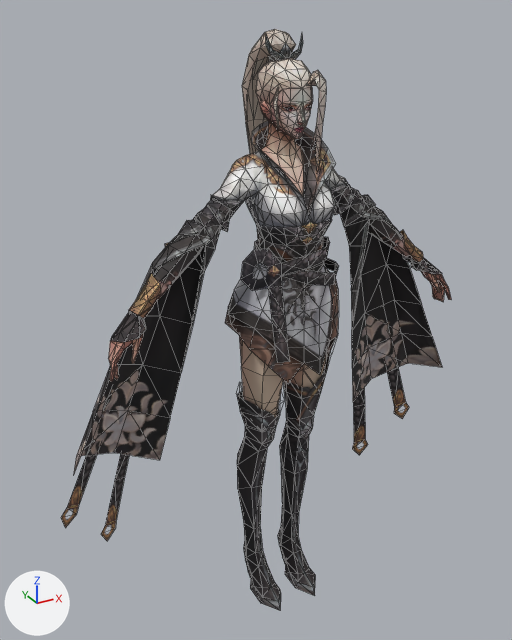
The FBX model Assets/Res/Model/Character/Role/jianxian/models/jianxian_1504.FBX as it was, and as the next commit left it.
Both versions are drawn from a 50 mm camera at (-1.164, -1.918, 2.144) aimed at (-0.035, 0.137, 1.117). Lighting does not change. The marker at lower left points along +X, +Y and +Z. Mesh edges are drawn as thin lines.

In view in the first picture: 'jianxian_1504'.
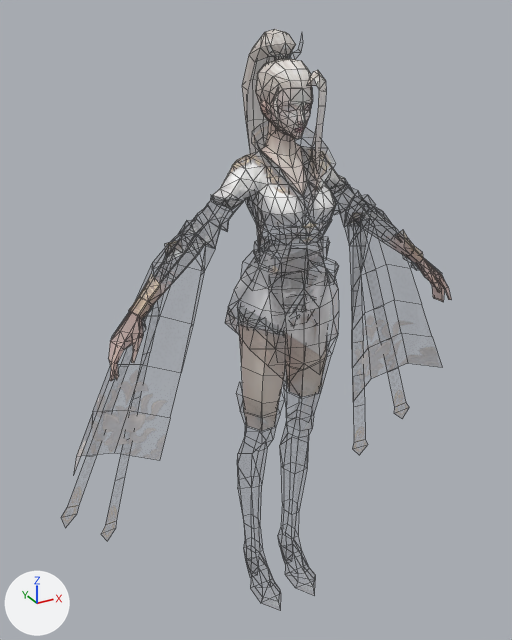
Pixel boxes [x1, y1, x2, y2] of what changed, in the pictures (512 x 640 px):
```json
{"object": "jianxian_1504", "change": "surface changed", "before": [61, 29, 451, 610], "after": [61, 29, 451, 610]}
```

Edits to the scene script, one JSON object a line:
```json
{"op": "set", "path": "img_jianxian_1504_tga", "old": "load_image('jianxian_1504.tga', '_unpacked/jianxian_1504.tga', 512, 512, 'sRGB')", "new": "load_image('jianxian_1504.tga', '../textures/jianxian_1504.tga', 512, 512, 'Non-Color')"}
{"op": "add", "block": "mat_material__85", "code": "n3 = _N.new('ShaderNodeTexImage'); n3.name = 'Image Texture.001'"}
{"op": "add", "block": "mat_material__85", "code": "n3.image = img_jianxian_1504_tga"}
{"block": "mat_material__85", "where": "n2 = _N.new('ShaderNodeTexImage'); n2.name = 'Image Texture'"}
{"block": "mat_material__85", "where": "n0 = _N.new('ShaderNodeBsdfPrincipled'); n0.name = 'Principled BSDF'"}
{"op": "remove", "block": "mat_material__85", "code": "_L.new(n2.outputs[1], n0.inputs[4])  # 'Alpha' to 'Alpha'"}
{"op": "add", "block": "mat_material__85", "code": "_L.new(n3.outputs[0], n0.inputs[4])  # 'Color' to 'Alpha'"}
```
